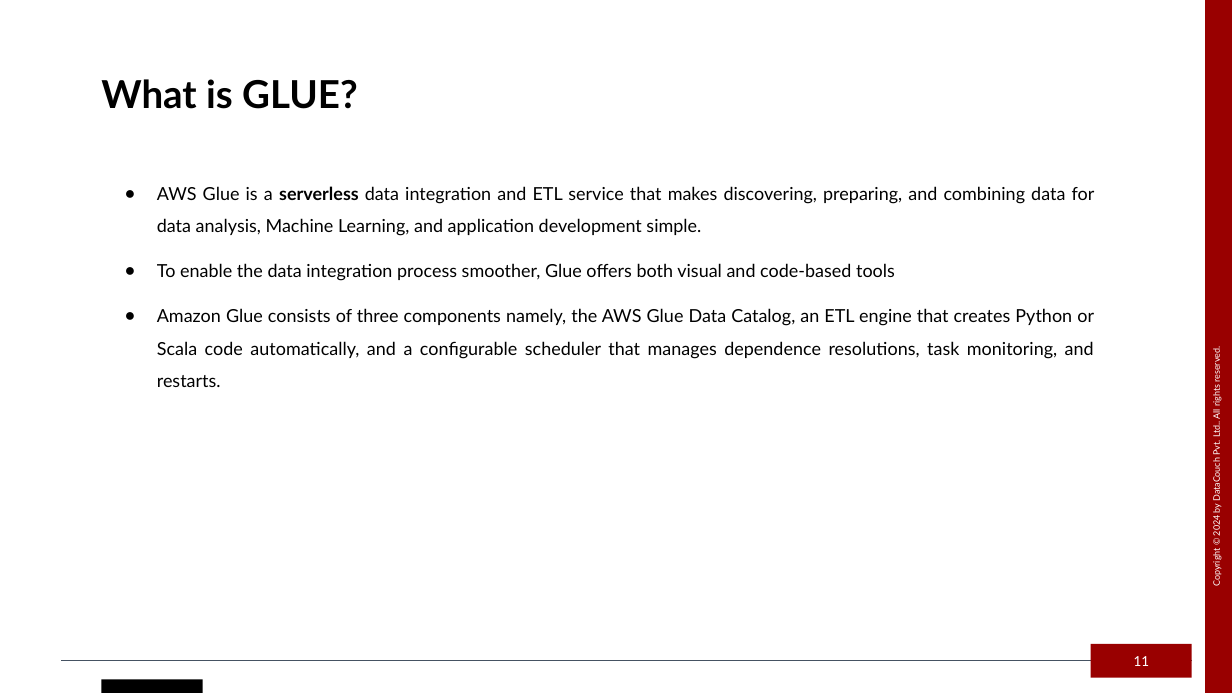
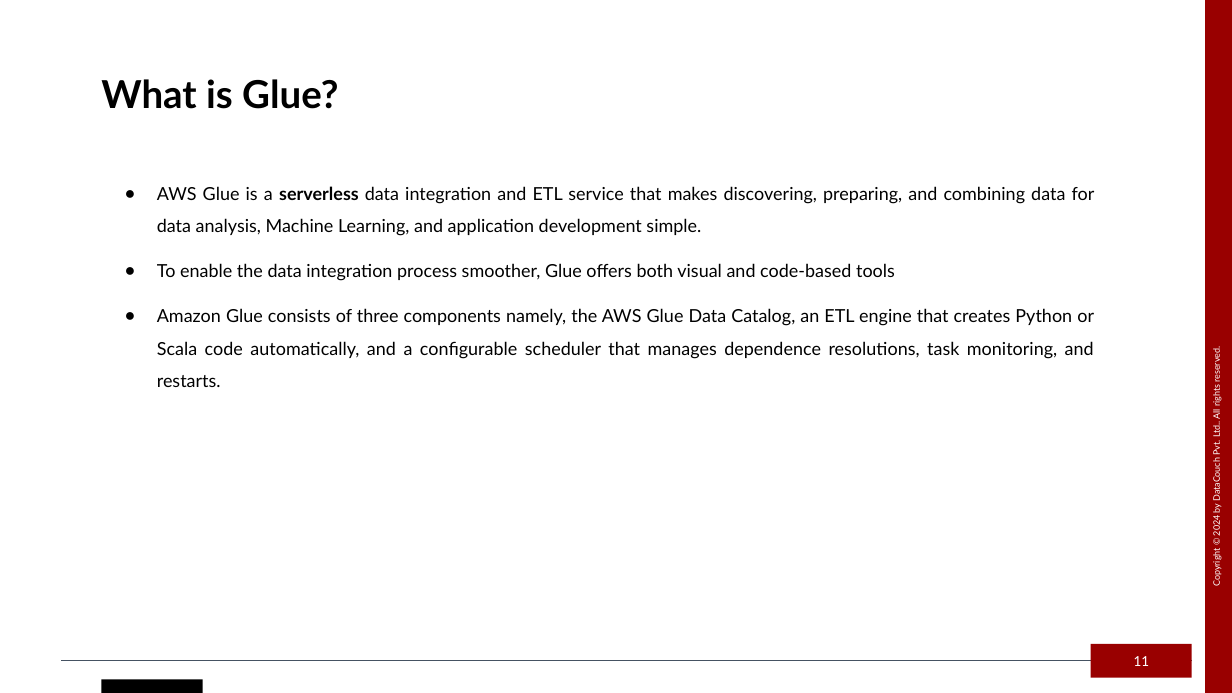
Before and after one commit to datacouch-io/aws-training-glue-redshift-athena-dms-quicksight, a slide deck: slide 11 of Slides/AWS GLUE_v1.pptx. Drawn at 1232x693 pixels with LibreOffice and Linux fonts; fonts in the diff are those of the drawing. Boxes give left, top, right and bottom in pixels: in the first picture for what was removed or moved away, otherwise in the second. Text is boxed around its words. In the diff, an @@ line names an element or a change of style, - is before the commit and + after.

```diff
--- a/Slides/AWS GLUE_v1.pptx
+++ b/Slides/AWS GLUE_v1.pptx
@@ text at (101,79,338,109): text changed @@
-What is GLUE?
+What is Glue?
```
Also in this commit, not shown: 10 other slides changed, 1 other file.
